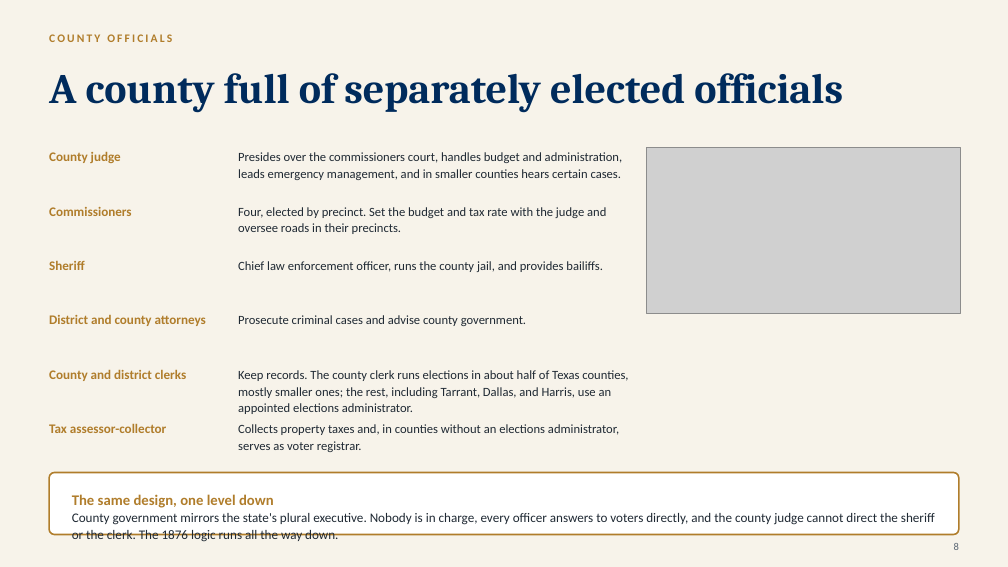
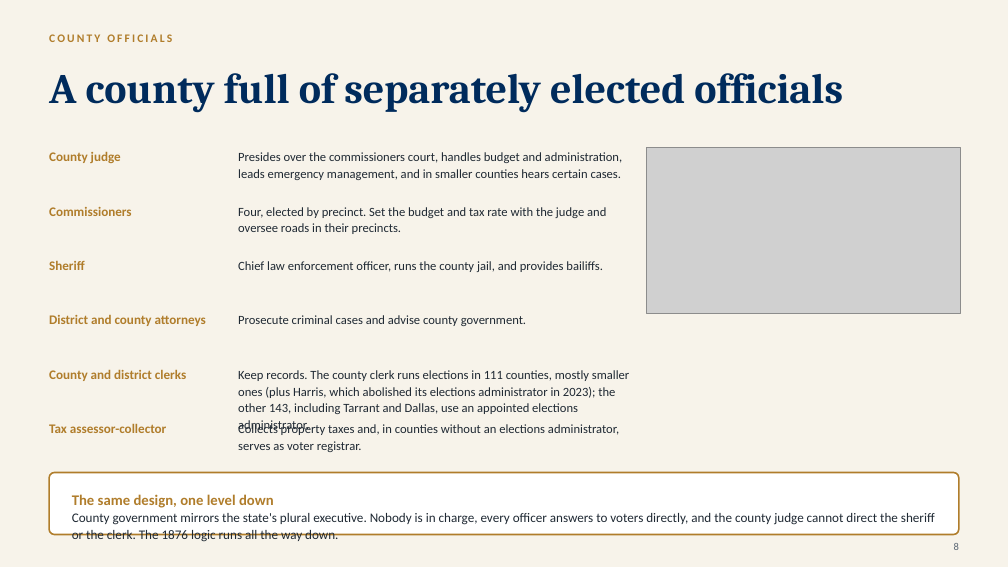
Before and after one commit to ProfessorJaredAlanStewart/texas-govt-modules, a slide deck: slide 9 of slides/Chapter 07 - Local Government (Lecture Deck).pptx. Drawn at 1008x567 pixels with LibreOffice and Linux fonts; fonts in the diff are those of the drawing; grey boxes stand for pictures. Boxes give left, top, right and bottom in pixels: in the first picture for what was removed or moved away, otherwise in the second. Text is boxed around its words. In the diff, an @@ line names an element or a change of style, - is before the commit and + after.

```diff
--- a/slides/Chapter 07 - Local Government (Lecture Deck).pptx
+++ b/slides/Chapter 07 - Local Government (Lecture Deck).pptx
@@ text at (238,370,629,433): text changed @@
-Keep records. The county clerk runs elections in about half of Texas counties, mostly smaller ones; the rest, including Tarrant, Dallas, and Harris, use an appointed elections administrator.
+Keep records. The county clerk runs elections in 111 counties, mostly smaller ones (plus Harris, which abolished its elections administrator in 2023); the other 143, including Tarrant and Dallas, use an appointed elections administrator.
```
Also in this commit, not shown: 1 other slide changed, 19 other files.
